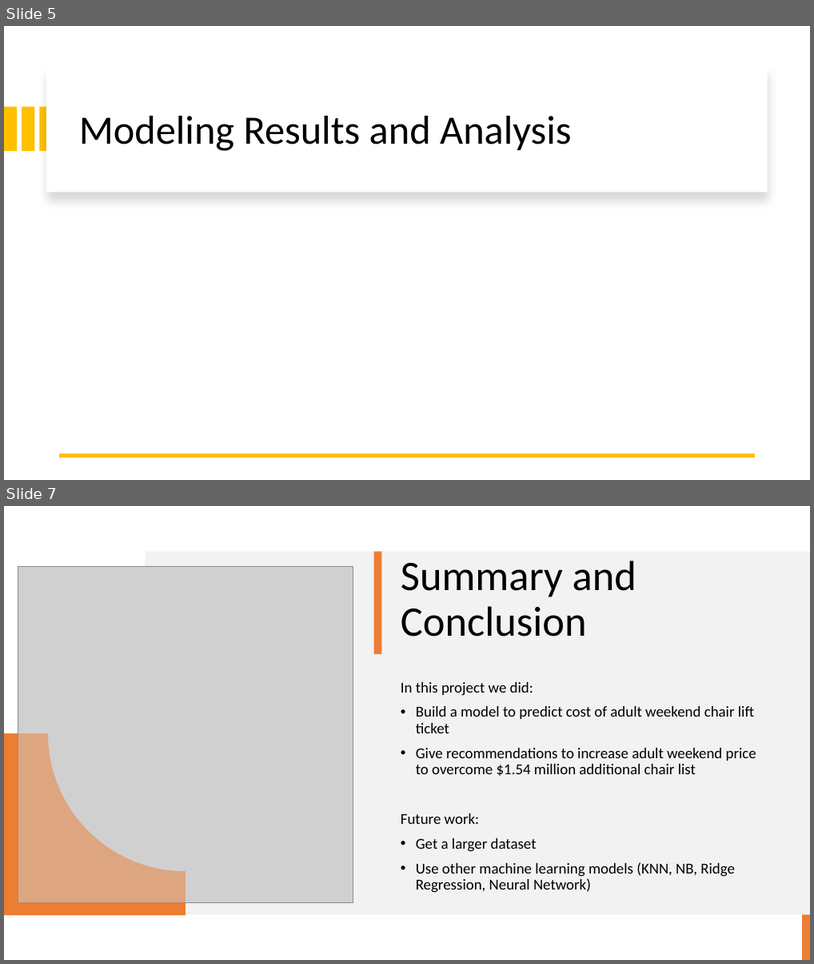
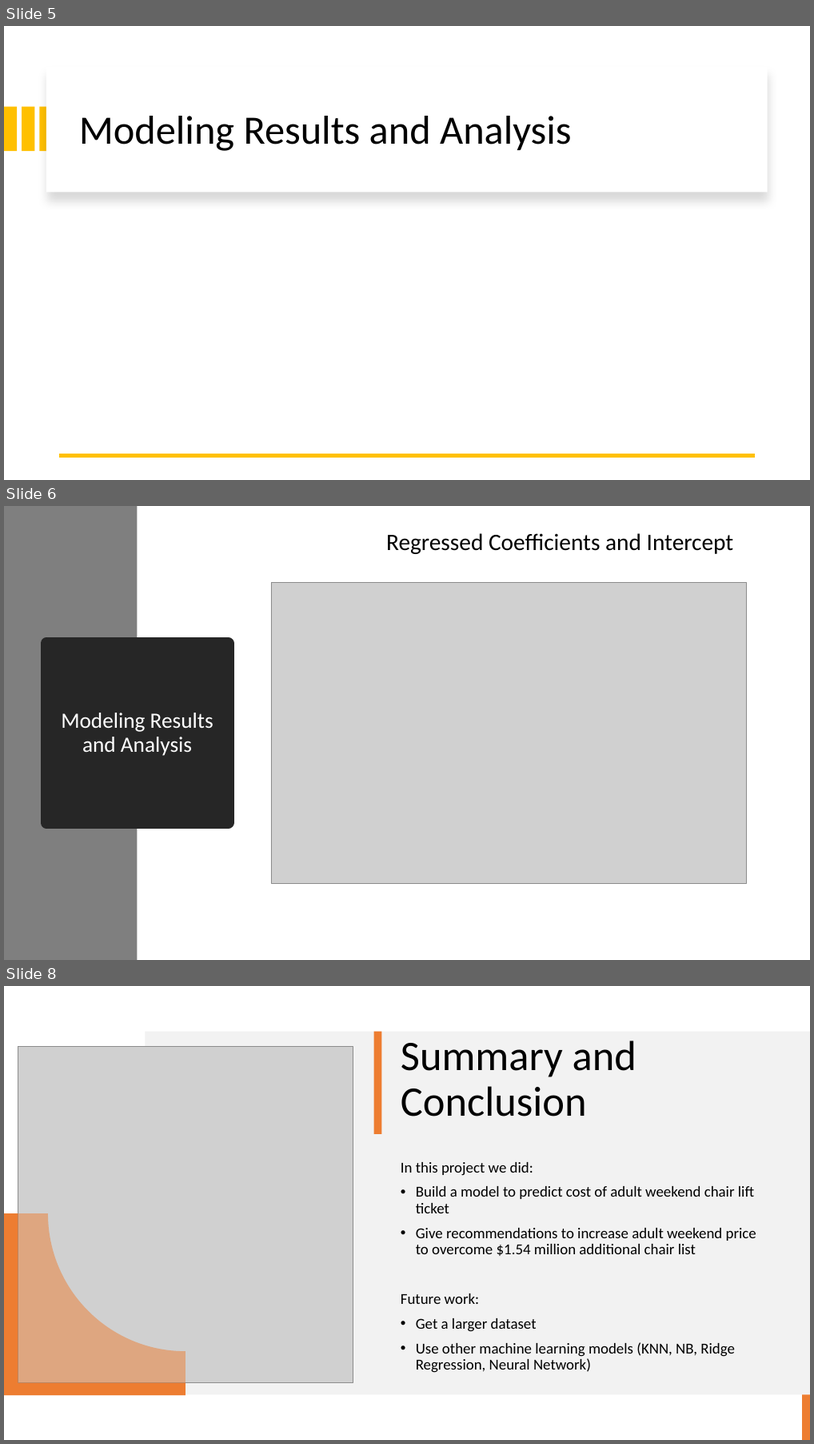
Before and after one commit to jiaqixu/Springboard, a slide deck: Unit6/GuidedCapstone/slide_deck/Big_Mountain_Resort_Presentation.pptx. Shown one above the other, each under a label of ours: slides 5 and 7 before the commit, slides 5, 6 and 8 after it; the slides between them are not shown. The pictures are 814x964 and 814x1444 pixels, drawn with LibreOffice and Linux fonts; fonts in the diff are those of the drawing; grey boxes stand for pictures. Boxes give left, top, right and bottom in pixels: in the first picture for what was removed or moved away, otherwise in the second. Text is boxed around its words. In the diff, an @@ line names an element or a change of style, - is before the commit and + after.

```diff
--- a/Unit6/GuidedCapstone/slide_deck/Big_Mountain_Resort_Presentation.pptx
+++ b/Unit6/GuidedCapstone/slide_deck/Big_Mountain_Resort_Presentation.pptx
@@ slide 6 added at box(4, 506, 810, 960), background #FFFFFF @@
@@ rectangle added at box(4, 506, 137, 960), fill #7F7F7F @@
@@ text added at box(386, 533, 734, 554), 28 pt, text #000000 @@
+Regressed Coefficients and Intercept
@@ picture added at box(271, 583, 747, 883) @@
@@ title added at box(46, 644, 229, 822), fill #262626, outline #262626 13.75 pt, 26 pt, text #FFFFFF @@
+Modeling Results and Analysis
@@ what was slide 7 is now slide 8 @@
```
Also in this commit, not shown: 2 slides changed, 1 other file.
